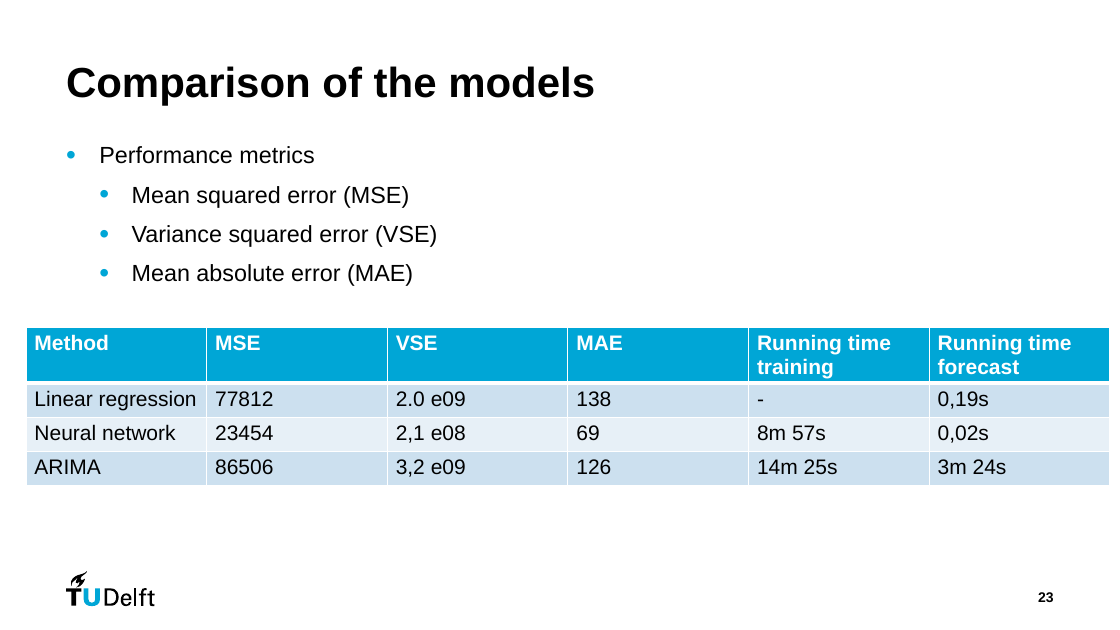
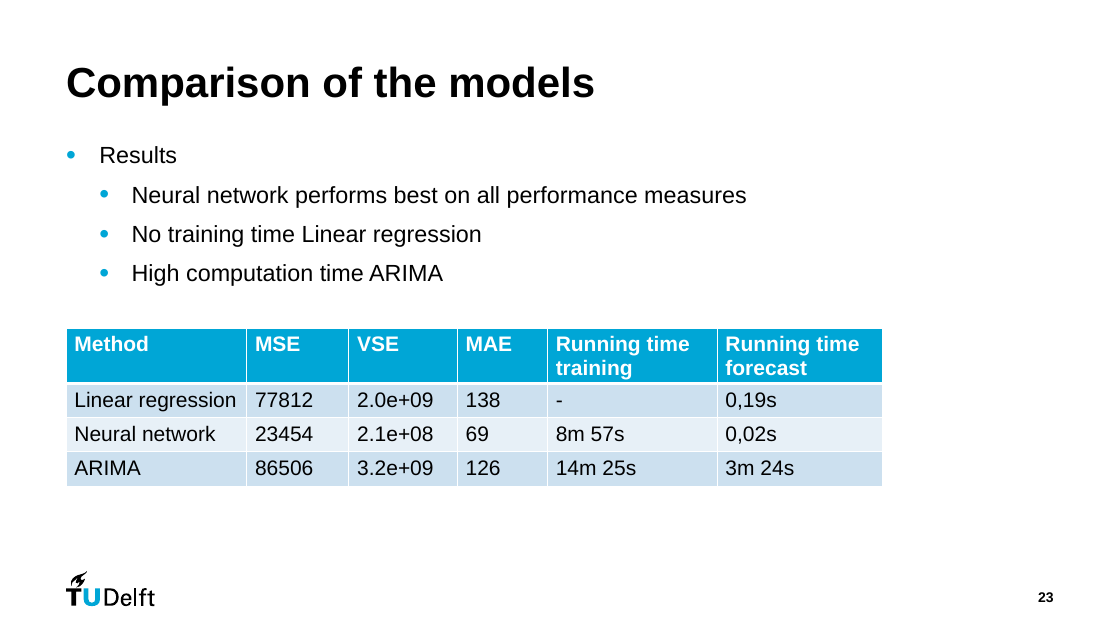
Before and after one commit to 504523tb/CIEM6302-Advanced-Data-Science-for-Traffic-and-Transportation-Engineering-PrimeVision-G1, a slide deck: slide 23 of Presentations/FinalPres_PrimeVision_G1.pptx. Drawn at 1120x630 pixels with LibreOffice and Linux fonts; fonts in the diff are those of the drawing. Boxes give left, top, right and bottom in pixels: in the first picture for what was removed or moved away, otherwise in the second. Text is boxed around its words. In the diff, an @@ line names an element or a change of style, - is before the commit and + after.

Commit message:
update presentation ARIMA

```diff
--- a/Presentations/FinalPres_PrimeVision_G1.pptx
+++ b/Presentations/FinalPres_PrimeVision_G1.pptx
@@ text at (x1=99, y1=146, x2=747, y2=286): text changed @@
-• Performance metrics
-  • Mean squared error (MSE)
-  • Variance squared error (VSE)
-  • Mean absolute error (MAE)
+• Results
+  • Neural network performs best on all performance measures
+  • No training time Linear regression
+  • High computation time ARIMA
@@ table at (x1=66, y1=329, x2=884, y2=490) @@
-row 2, column 3: 2.0 e09
+row 2, column 3: 2.0e+09
-row 3, column 3: 2,1 e08
+row 3, column 3: 2.1e+08
-row 4, column 3: 3,2 e09
+row 4, column 3: 3.2e+09
@@ table resized from (x1=26, y1=328, x2=1110, y2=489) to (x1=66, y1=329, x2=884, y2=490) @@
```
Also in this commit, not shown: 7 other slides changed, 1 slide added, 1 slide removed.
